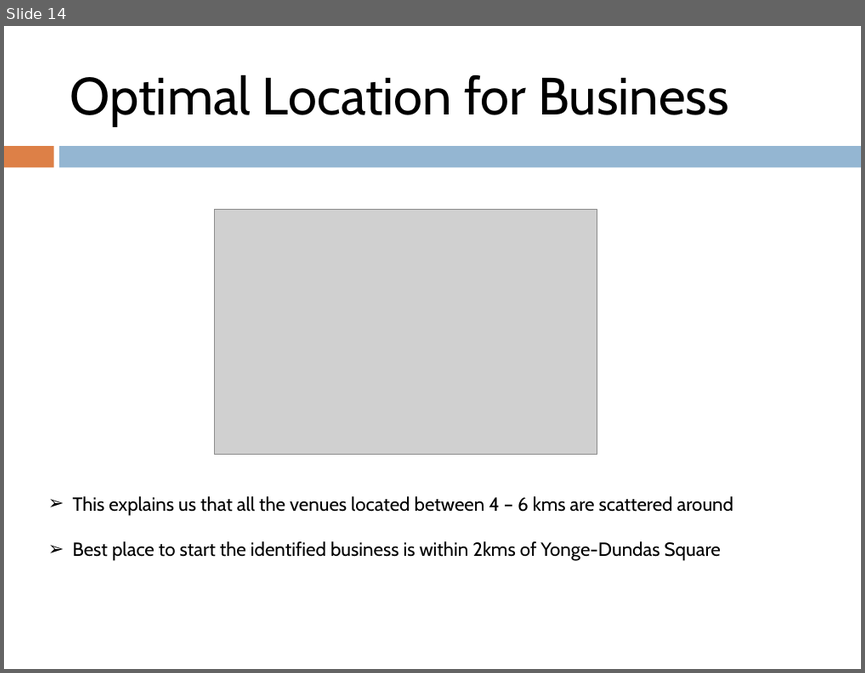
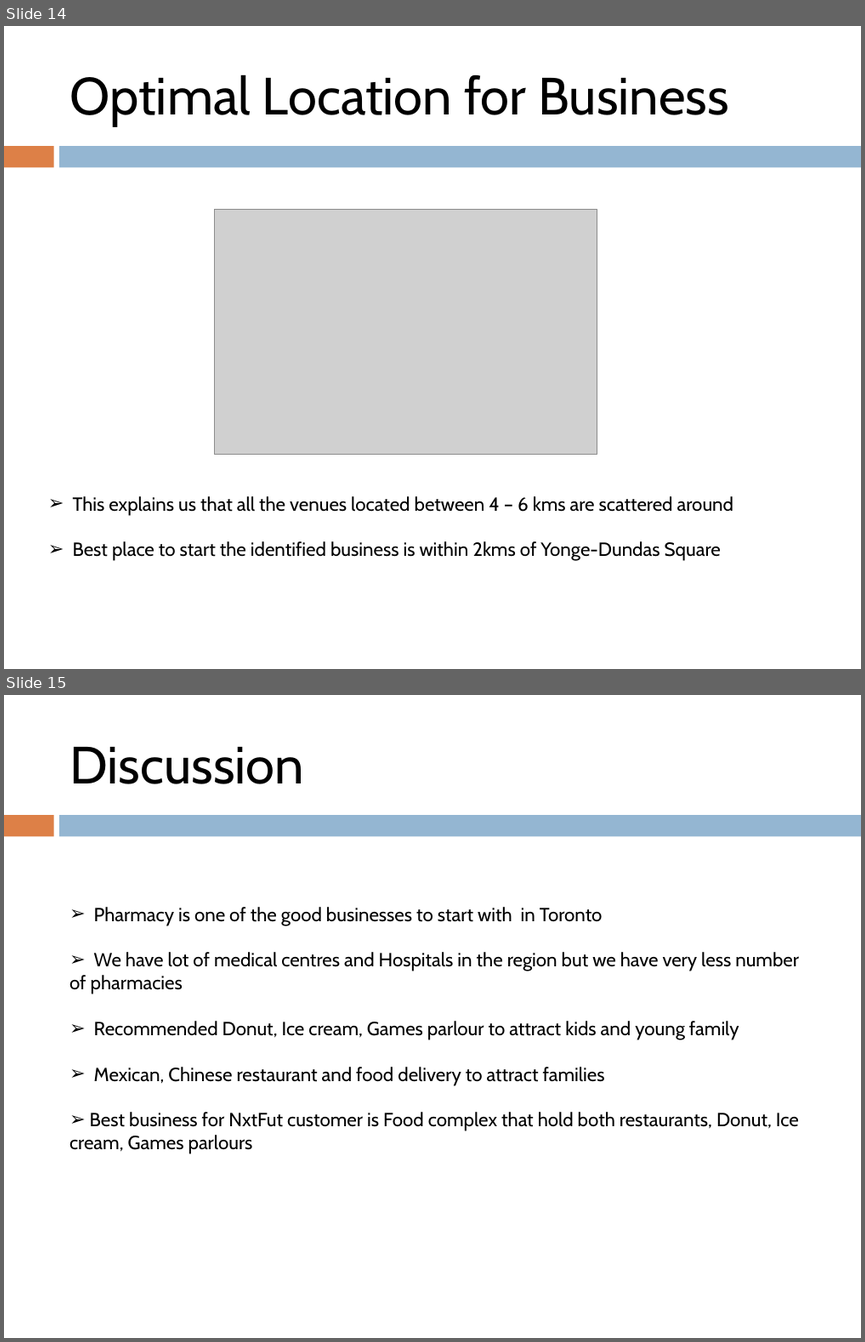
Before and after one commit to Jeyakumargd/Coursera_Capstone, a slide deck: Data Science capstone - Battle of Neighbourhoods.pptx. Shown one above the other, each under a label of ours: slide 14 before the commit, slides 14 and 15 after it. The pictures are 865x673 and 865x1342 pixels, drawn with LibreOffice and Linux fonts; fonts in the diff are those of the drawing; grey boxes stand for pictures. Boxes give left, top, right and bottom in pixels: in the first picture for what was removed or moved away, otherwise in the second. Text is boxed around its words. In the diff, an @@ line names an element or a change of style, - is before the commit and + after.

```diff
--- a/Data Science capstone - Battle of Neighbourhoods.pptx
+++ b/Data Science capstone - Battle of Neighbourhoods.pptx
@@ slide 15 added at [4,695,861,1338], background #FFFFFF; not listed: 2 template elements that a slide beside it also shows @@
@@ title added at [69,747,303,784], 44 pt, text #000000 @@
+Discussion
@@ text added at [69,907,799,1154], 16 pt, text #000000 @@
+➢ Pharmacy is one of the good businesses to start with in Toronto
+➢ We have lot of medical centres and Hospitals in the region but we have very less number of pharmacies
+➢ Recommended Donut, Ice cream, Games parlour to attract kids and young family
+➢ Mexican, Chinese restaurant and food delivery to attract families
+➢ Best business for NxtFut customer is Food complex that hold both restaurants, Donut, Ice cream, Games parlours
```
Also in this commit, not shown: 2 other slides added, 1 slide removed.
